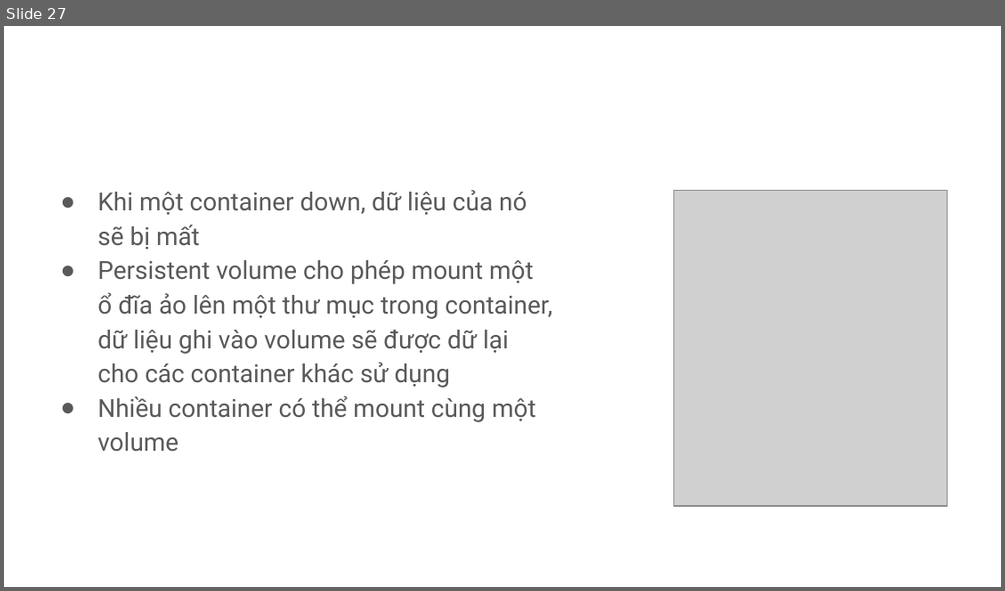
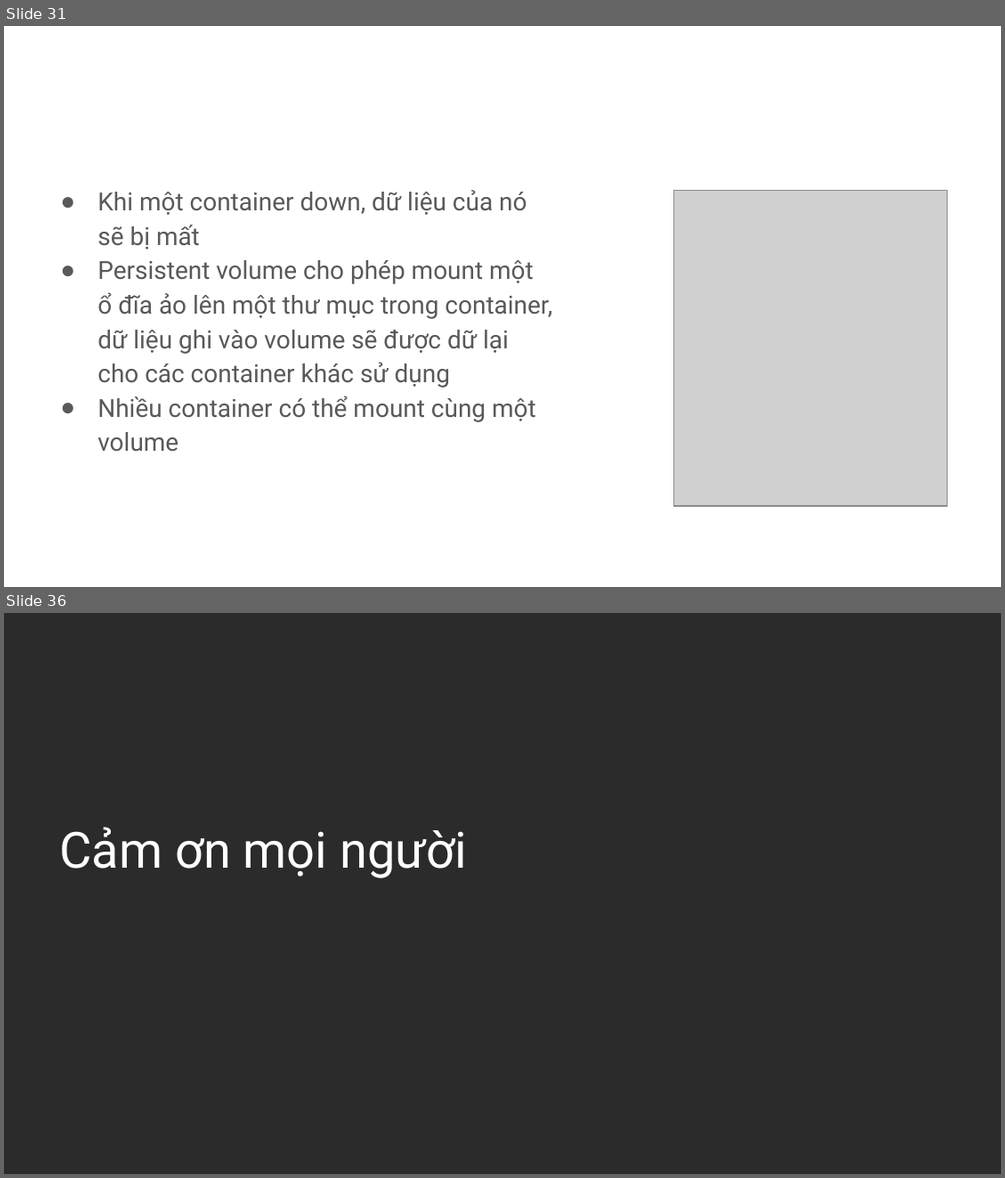
Before and after one commit to tungvt-my-personal-project/learn-kubernetes, a slide deck: slide-dao-tao/Kubernetes-cho-người-mới-bắt-đầu.pptx. Shown one above the other, each under a label of ours: slide 27 before the commit, slides 31 and 36 after it; the slides between them are not shown. The pictures are 1005x591 and 1005x1178 pixels, drawn with LibreOffice and Linux fonts; fonts in the diff are those of the drawing; grey boxes stand for pictures; background and template pictures are left out; a plain dark background stands for a picture behind light text. Boxes give left, top, right and bottom in pixels: in the first picture for what was removed or moved away, otherwise in the second. Text is boxed around its words. In the diff, an @@ line names an element or a change of style, - is before the commit and + after.

```diff
--- a/slide-dao-tao/Kubernetes-cho-người-mới-bắt-đầu.pptx
+++ b/slide-dao-tao/Kubernetes-cho-người-mới-bắt-đầu.pptx
@@ slide 36 added at (4,613,1001,1174), background picture (left out) @@
@@ title added at (59,827,467,878), 36 pt, text #FFFFFF @@
+Cảm ơn mọi người
@@ what was slide 27 is now slide 31 @@
```
Also in this commit, not shown: 8 slides changed, 8 other slides added.
